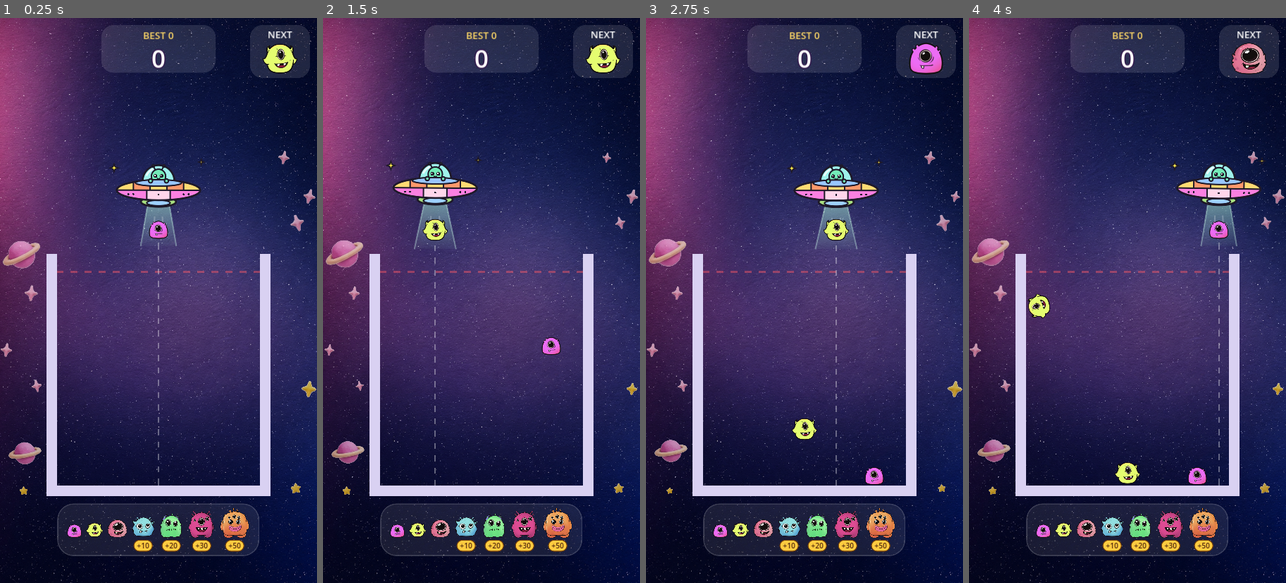
Above: before the commit, frames 1-4 (left to right).
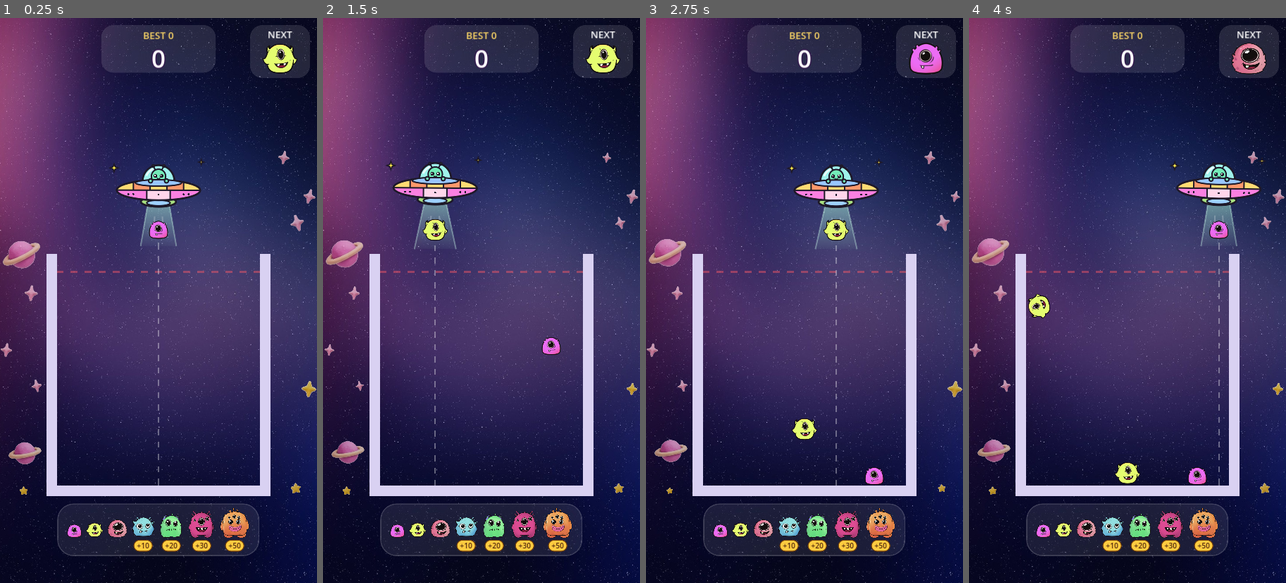
Above: after the commit, the same moments.

Repository: vickyraut212-boop/MonsterMerageGame
Game: Godot game, scene res://scenes/main.tscn
Two runs of this game, one before a commit and one after it. Both use one fixed random seed, a clock stepped at 60 frames per second and the inputs below.
Inputs (mouse positions are in pixels of both pictures, inside the frame that each line leads up to):
- Up to frame 1 (0.25 s): no input
- Up to frame 2 (1.5 s): move the mouse to (551, 272) at 0.52 s; click (551, 272) at 0.67 s; drag from (418, 328) to (481, 142) at 1.27 s
- Up to frame 3 (2.75 s): move the mouse to (836, 176) at 2.02 s; click (836, 176) at 2.17 s
- Up to frame 4 (4 s): drag from (1111, 413) to (1032, 215) at 2.77 s; move the mouse to (1222, 385) at 3.52 s; click (1222, 385) at 3.67 s

The runs differ from the first frame. In frame 1, 1.3% of the frame differs, in the area x 0-100%, y 0-100%; in frame 2, 1.3%; in frame 3, 1.3%; in frame 4, 1.3%.

Commit message:
Swap in vicky's plain textured space background
Replaces the first background with the smoother one vicky picked
(stored as a JPG, 240 KB instead of 1.8 MB). The scattered planets and
stars are unchanged.

Co-Authored-By: Claude Opus 5.5 <noreply@anthropic.com>

Diff:
--- a/scripts/space_background.gd
+++ b/scripts/space_background.gd
@@ -8,7 +8,7 @@
 ## over the jar or over the HUD areas listed in keep_clear.
 
 ## The background painting. It is scaled to cover the whole 720 x 1280 screen.
-@export var background_texture: Texture2D = preload("res://assets/ui/background.png")
+@export var background_texture: Texture2D = preload("res://assets/ui/background.jpg")
 
 @export_group("Planets and stars")
 ## Pictures to scatter. One is picked at random for each piece.
Binary file added: assets/ui/background.jpg
Binary file removed: assets/ui/background.png
